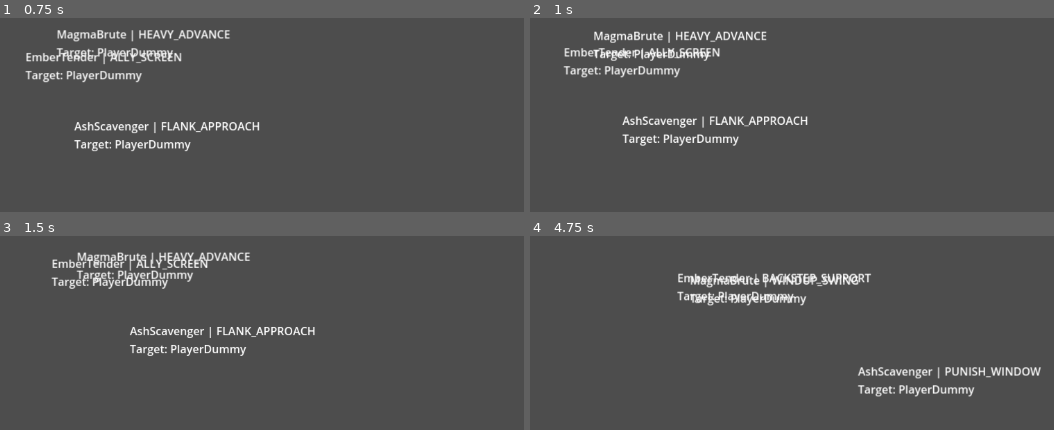
Above: before the commit, frames 1-4 (two rows, left to right).
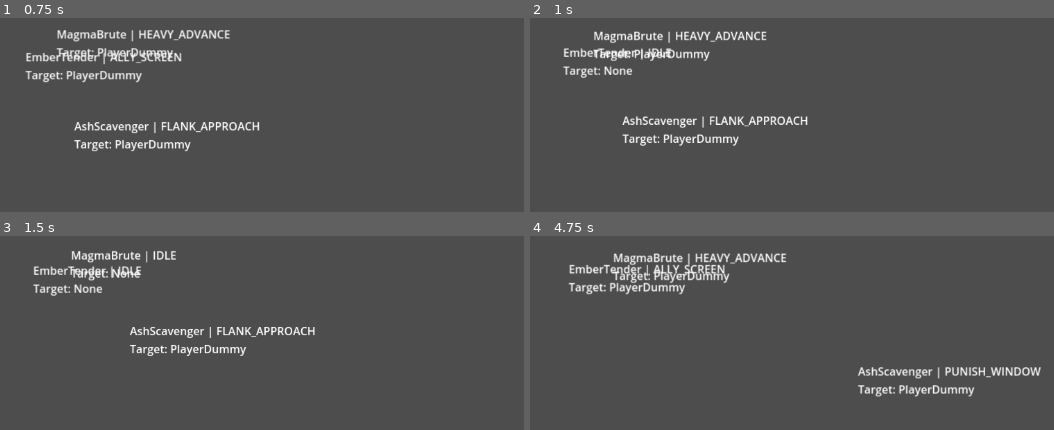
Above: after the commit, the same moments.

Repository: CS-Builder1/Archaic-Quest
Game: Godot game, scene res://scenes/test/AIFormationEncounter.tscn
Same seed, same stepped clock (60 frames per second), same inputs: the game is played once before the commit and once after it. The project has no main scene, so this scene is started directly.
Inputs (mouse positions are in pixels of both pictures, inside the frame that each line leads up to):
- Up to frame 1 (0.75 s): move the mouse to (outside the picture) at 0.52 s; hold D (move_right) from 0.53 s (still down); tap Space (dodge) at 0.6 s
- Up to frame 2 (1 s): keep holding D (move_right)
- Up to frame 3 (1.5 s): move the mouse to (225, 408) at 1.27 s; release D (move_right) at 1.28 s; hold S (move_down) from 1.28 s (still down); tap F (interact) at 1.35 s
- Up to frame 4 (4.75 s): move the mouse to (996, 288) at 2.02 s; release S (move_down) at 2.03 s; hold D (move_right) 2.03-2.78 s; click (996, 288) at 2.1 s; move the mouse to (outside the picture) at 2.77 s; hold W (move_up) 2.78-3.53 s; right-click (outside the picture) at 2.85 s; move the mouse to (outside the picture) at 3.52 s; hold A (move_left) from 3.53 s (still down); tap Space (dodge) at 3.6 s; move the mouse to (676, 319) at 4.27 s; tap F (interact) at 4.35 s

Frame 1 is identical in both runs. In frame 2, 1.2% of the frame differs, in the area x 6-37%, y 15-31%; in frame 3, 3.7%; in frame 4, 5.2%, in the area x 7-66%, y 8-37%.

Commit message:
Fix stale fallback target selection in threat model

Diff:
--- a/scripts/ai/ThreatModel.gd
+++ b/scripts/ai/ThreatModel.gd
@@ -9,15 +9,15 @@
 var focus_weight: float = 0.1
 
 func choose_target(self_actor: Node2D, candidates: Array[Node2D], fallback: Node2D = null) -> Node2D:
-	var best_target: Node2D = fallback
+	var best_target: Node2D = null
 	var best_score: float = -INF
 
+	if _is_valid_candidate(fallback) and candidates.has(fallback):
+		best_target = fallback
+		best_score = _score_candidate(self_actor, fallback)
+
 	for candidate in candidates:
-		if candidate == null:
-			continue
-		if not candidate.has_method("is_alive"):
-			continue
-		if not candidate.is_alive():
+		if not _is_valid_candidate(candidate):
 			continue
 
 		var score := _score_candidate(self_actor, candidate)
@@ -26,6 +26,15 @@
 			best_target = candidate
 
 	return best_target
+
+func _is_valid_candidate(candidate: Node2D) -> bool:
+	if candidate == null:
+		return false
+	if not candidate.has_method("is_alive"):
+		return false
+	if not candidate.is_alive():
+		return false
+	return true
 
 func _score_candidate(self_actor: Node2D, candidate: Node2D) -> float:
 	var distance_score := 0.0
